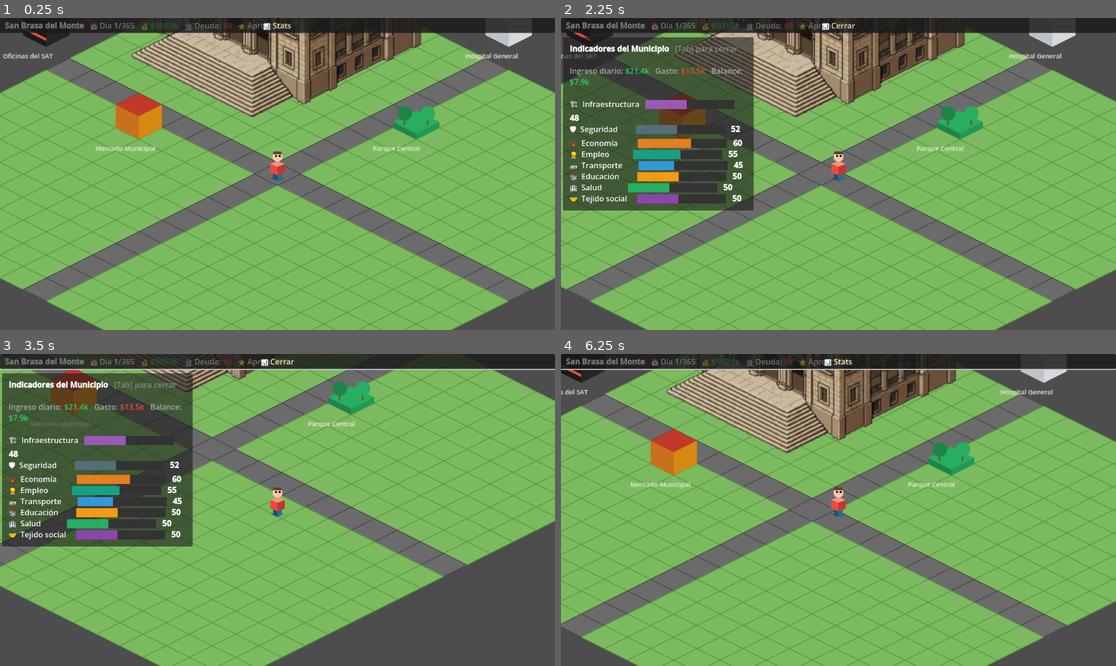
Above: before the commit, frames 1-4 (two rows, left to right).
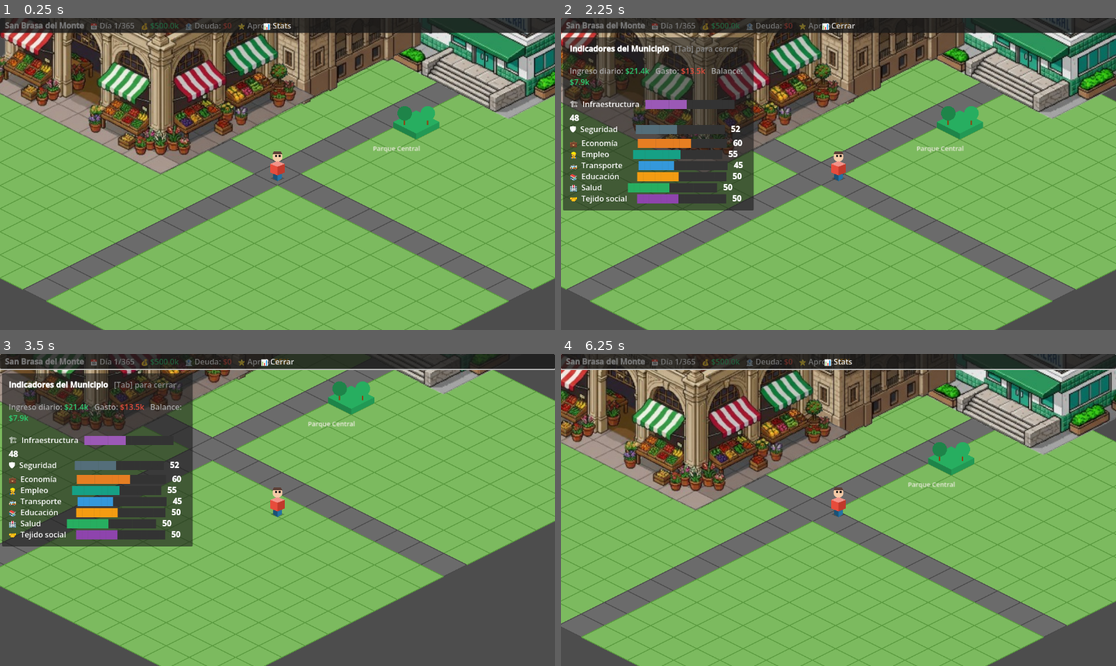
Above: after the commit, the same moments.

Repository: Edmex22/JUEGO-DEL-bajiO
Game: Godot game, scene res://main.tscn
The game is run twice, just before and just after one commit, with the same random seed, the same clock (stepped at 60 frames per second) and the same inputs. The engine's default icon, where the game draws it, is replaced by a stand-in: a white triangle on a blue panel in a dark square.
Inputs (mouse positions are in pixels of both pictures, inside the frame that each line leads up to):
- Up to frame 1 (0.25 s): no input
- Up to frame 2 (2.25 s): click "📊 Stats" at 0.5 s; click "📊 Cerrar" at 1.25 s; tap Enter (ui_accept) at 2 s; move the mouse to (960, 158) at 2.02 s; hold D (move_right) from 2.03 s (still down); tap E (interact) at 2.1 s; click (960, 158) at 2.17 s
- Up to frame 3 (3.5 s): tap Enter (ui_accept) at 2.27, 3.02 s; move the mouse to (166, 525) at 2.77 s; release D (move_right) at 2.78 s; hold S (move_down) from 2.78 s (still down); tap Tab at 2.85 s
- Up to frame 4 (6.25 s): move the mouse to (894, 441) at 3.52 s; release S (move_down) at 3.53 s; hold D (move_right) 3.53-4.28 s; tap E (interact) at 3.6, 5.1 s; move the mouse to (810, 572) at 4.27 s; hold W (move_up) 4.28-5.03 s; tap Tab at 4.35, 5.85 s; click (810, 572) at 4.42 s; tap Enter (ui_accept) at 4.52, 5.27, 6.02 s; move the mouse to (1005, 556) at 5.02 s; hold A (move_left) from 5.03 s (still down); move the mouse to (672, 463) at 5.77 s

The runs differ from the first frame. In frame 1, 22% of the frame differs, in the area x 0-100%, y 0-51%; in frame 2, 17%; in frame 3, 5.3%; in frame 4, 22%.

Commit message:
feat: integrar sprites PNG de Mercado Municipal y Hospital General
Co-Authored-By: Claude Opus 4.8 <noreply@anthropic.com>
Claude-Session: https://claude.ai/code/session_013ABLjw4tJ4gWc96d8ikdtv

Diff:
--- a/main.tscn
+++ b/main.tscn
@@ -12,6 +12,8 @@
 [ext_resource type="Script" path="res://scripts/player_sprite.gd" id="9_psprite"]
 [ext_resource type="Script" path="res://scripts/ciclo_dia_noche.gd" id="10_ciclo"]
 [ext_resource type="Texture2D" path="res://assets/edificios/presidencia_dia.png" id="11_pres"]
+[ext_resource type="Texture2D" path="res://assets/edificios/mercado_dia.png" id="13_merc"]
+[ext_resource type="Texture2D" path="res://assets/edificios/hospital_dia.png" id="14_hosp"]
 
 [sub_resource type="RectangleShape2D" id="Shape_player"]
 size = Vector2(16, 16)
@@ -59,6 +61,7 @@
 [node name="MercadoMunicipal" type="Node2D" parent="."]
 position = Vector2(-192, 224)
 script = ExtResource("3_h2yge")
+sprite_dia = ExtResource("13_merc")
 
 [node name="InteractionArea" type="Area2D" parent="MercadoMunicipal"]
 
@@ -86,6 +89,7 @@
 [node name="Hospital" type="Node2D" parent="."]
 position = Vector2(320, 96)
 script = ExtResource("3_h2yge")
+sprite_dia = ExtResource("14_hosp")
 
 [node name="InteractionArea" type="Area2D" parent="Hospital"]
 
